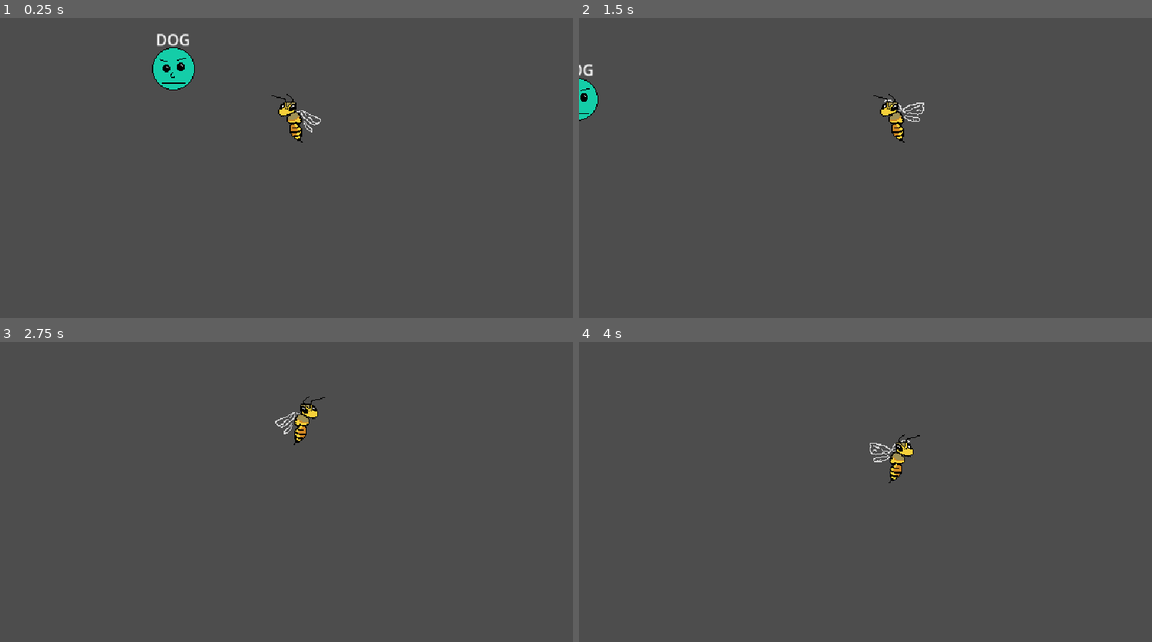
Above: before the commit, frames 1-4 (two rows, left to right).
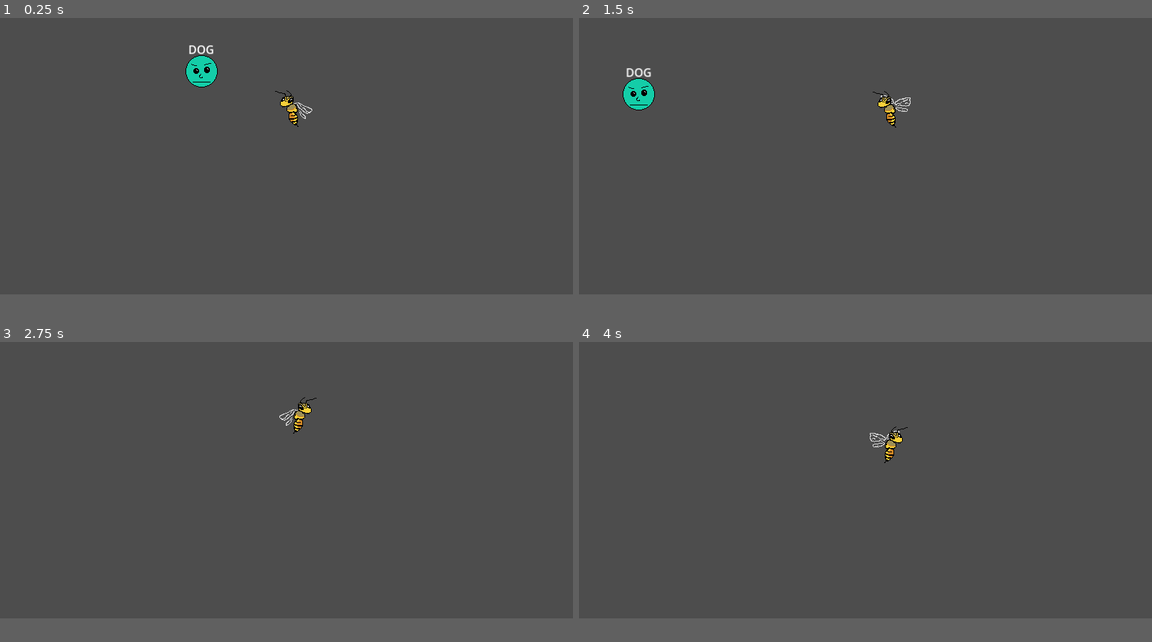
Above: after the commit, the same moments.

Repository: DireLines/spelling-bee
Game: Godot game, scene res://Main.tscn
Same seed, same stepped clock (60 frames per second), same inputs: the game is played once before the commit and once after it.
Inputs (mouse positions are in pixels of both pictures, inside the frame that each line leads up to):
- Up to frame 1 (0.25 s): no input
- Up to frame 2 (1.5 s): tap Enter at 0.5 s; move the mouse to (991, 108) at 0.52 s; press the mouse at (991, 108) at 0.53 s; move the mouse to (750, 147) at 1.27 s; release the mouse at (750, 147) at 1.28 s; right-click (750, 147) at 1.35 s
- Up to frame 3 (2.75 s): move the mouse to (343, 366) at 2.02 s; press the mouse at (343, 366) at 2.03 s
- Up to frame 4 (4 s): move the mouse to (836, 528) at 2.77 s; release the mouse at (836, 528) at 2.78 s; right-click (836, 528) at 2.85 s; move the mouse to (1037, 507) at 3.52 s; press the mouse at (1037, 507) at 3.53 s
In our replay, the window is 800x533 before the commit and 800x500 after it. These sizes can differ from the game's own. Grey fills any space a smaller window leaves; there, only what the larger window draws over its background counts as a difference.

The runs differ from the first frame. In frame 1, 1.8% of the frame differs, in the area x 26-56%, y 5-42%; in frame 2, 1.4%; in frame 3, 0.4%; in frame 4, 0.6%.

Commit message:
maximize on play

Diff:
--- a/Prefabs/bullet.tscn
+++ b/Prefabs/bullet.tscn
@@ -1,6 +1,4 @@
-[gd_scene load_steps=3 format=3 uid="uid://cq68r1yso26am"]
-
-[ext_resource type="Script" path="res://Scripts/Bullet.gd" id="1_qu3l3"]
+[gd_scene load_steps=2 format=3 uid="uid://cq68r1yso26am"]
 
 [sub_resource type="CircleShape2D" id="CircleShape2D_5sbns"]
 
@@ -10,7 +8,6 @@
 gravity_scale = 1.66533e-16
 max_contacts_reported = 1
 contact_monitor = true
-script = ExtResource("1_qu3l3")
 
 [node name="CollisionShape2D" type="CollisionShape2D" parent="."]
 shape = SubResource("CircleShape2D_5sbns")
--- a/project.godot
+++ b/project.godot
@@ -17,8 +17,9 @@
 
 [display]
 
-window/size/viewport_width=1200
-window/size/viewport_height=800
+window/size/viewport_width=1600
+window/size/viewport_height=1000
+window/size/mode=2
 window/stretch/mode="viewport"
 window/stretch/scale=2.0
 
